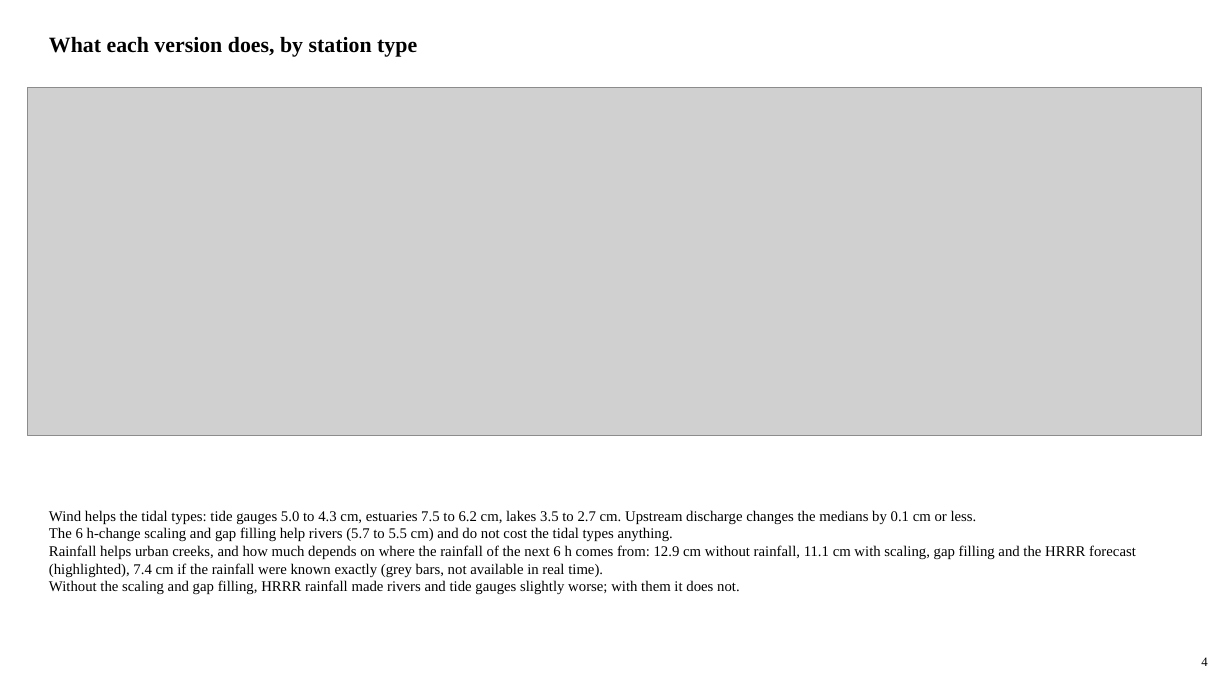
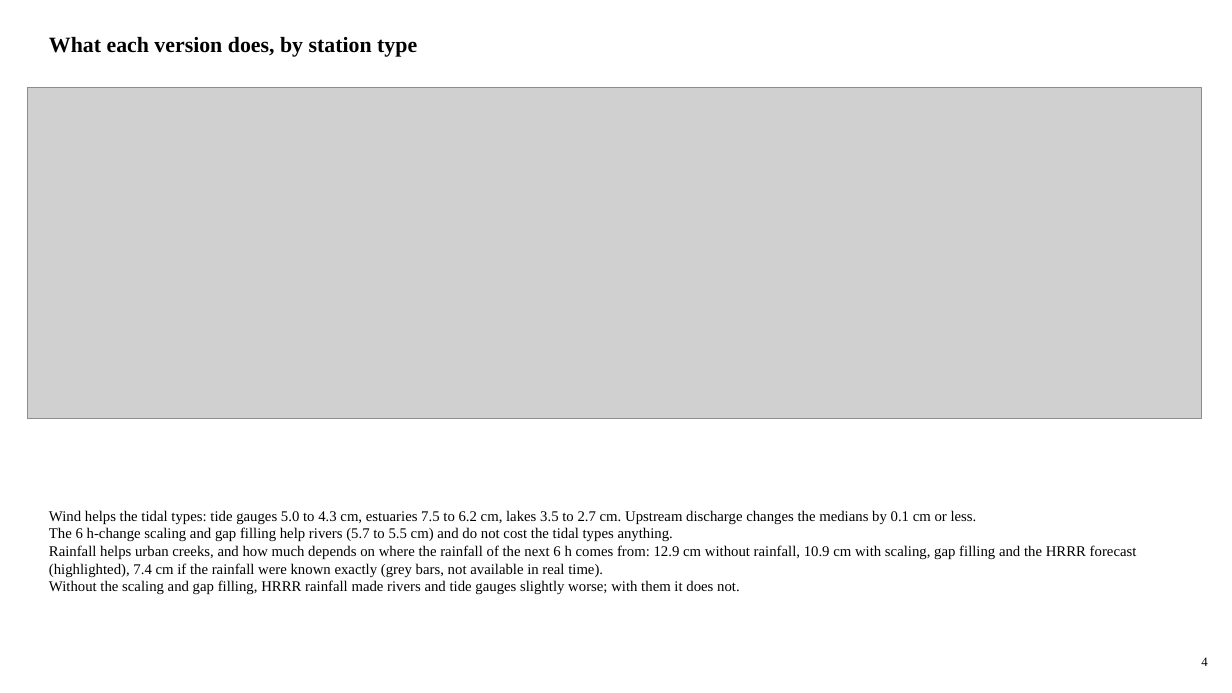
Before and after one commit to LaurenW1997/subdomainLSTM, a slide deck: slide 4 of deliverables/17_versions/version_comparison.pptx. Drawn at 1232x693 pixels with LibreOffice and Linux fonts; fonts in the diff are those of the drawing; grey boxes stand for pictures. Boxes give left, top, right and bottom in pixels: in the first picture for what was removed or moved away, otherwise in the second. Text is boxed around its words. In the diff, an @@ line names an element or a change of style, - is before the commit and + after.

```diff
--- a/deliverables/17_versions/version_comparison.pptx
+++ b/deliverables/17_versions/version_comparison.pptx
@@ picture resized from (x1=28, y1=88, x2=1202, y2=436) to (x1=28, y1=88, x2=1202, y2=419) @@
@@ text at (x1=49, y1=545, x2=1137, y2=577): text changed @@
-Rainfall helps urban creeks, and how much depends on where the rainfall of the next 6 h comes from: 12.9 cm without rainfall, 11.1 cm with scaling, gap filling and the HRRR forecast (highlighted), 7.4 cm if the rainfall were known exactly (grey bars, not available in real time).
+Rainfall helps urban creeks, and how much depends on where the rainfall of the next 6 h comes from: 12.9 cm without rainfall, 10.9 cm with scaling, gap filling and the HRRR forecast (highlighted), 7.4 cm if the rainfall were known exactly (grey bars, not available in real time).
```
Also in this commit, not shown: 24 other slides changed, 52 other files.
